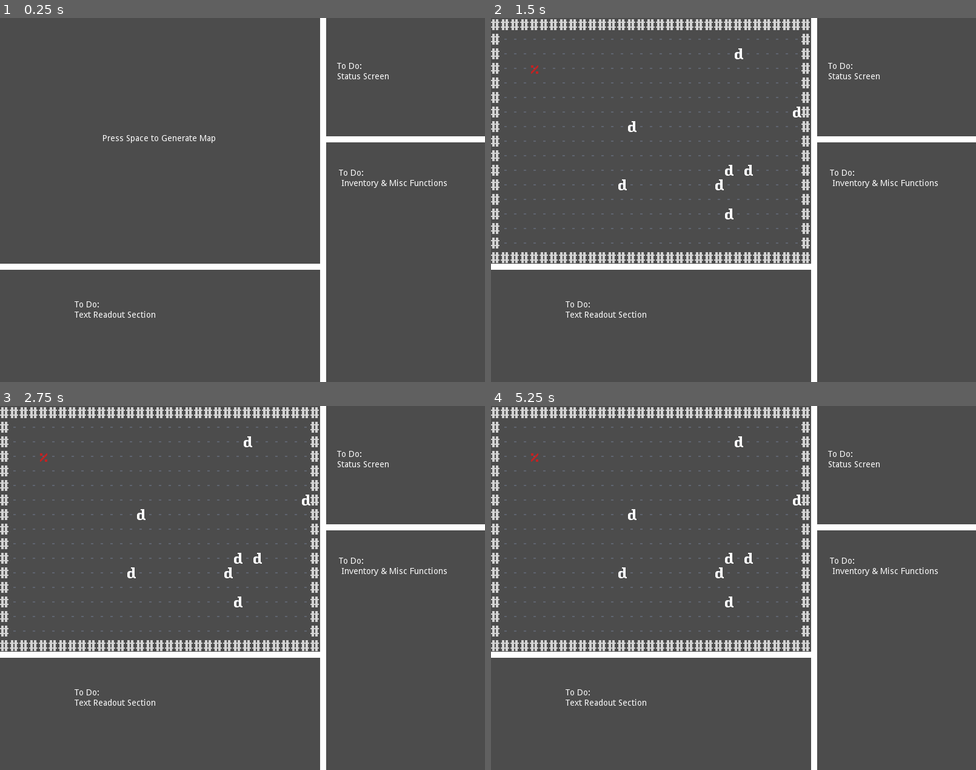
Above: before the commit, frames 1-4 (two rows, left to right).
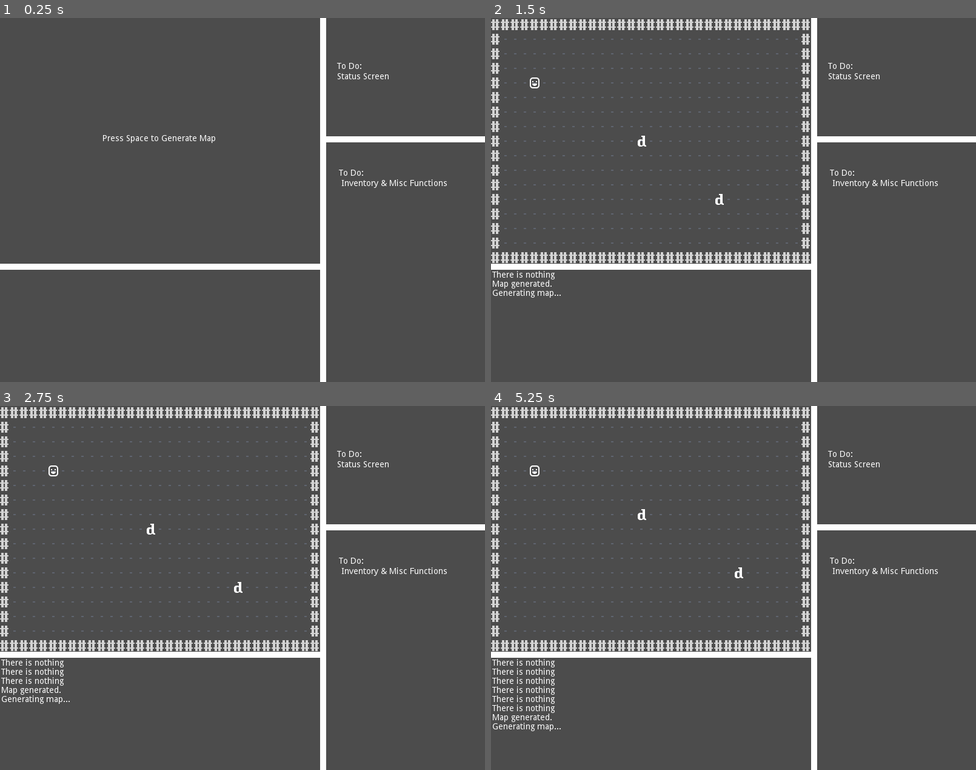
Above: after the commit, the same moments.

Repository: Zedalgo/GodotRogueSD
Game: Godot game, scene res://scene/main/MainScene.tscn
Same seed, same stepped clock (60 frames per second), same inputs: the game is played once before the commit and once after it.
Inputs (mouse positions are in pixels of both pictures, inside the frame that each line leads up to):
- Up to frame 1 (0.25 s): no input
- Up to frame 2 (1.5 s): tap Space (start_game) at 0.5, 0.8, 1.25, 1.35 s; move the mouse to (840, 181) at 0.52 s; press the mouse at (840, 181) at 0.53 s; hold Right (move_right) 0.53-1.28 s; move the mouse to (636, 218) at 1.27 s; release the mouse at (636, 218) at 1.28 s; hold Down (move_down) from 1.28 s (still down)
- Up to frame 3 (2.75 s): click (145, 606) at 1.55 s; tap Space (start_game) at 2, 2.3 s; move the mouse to (291, 507) at 2.02 s; release Down (move_down) at 2.03 s; press the mouse at (291, 507) at 2.03 s; hold Right (move_right) from 2.03 s (still down)
- Up to frame 4 (5.25 s): tap Space (start_game) at 2.75, 2.85, 3.5, 3.8, 4.25, 4.35 s; move the mouse to (709, 660) at 2.77 s; release Right (move_right) at 2.78 s; release the mouse at (709, 660) at 2.78 s; hold Up (move_up) 2.78-3.53 s; click (709, 660) at 3.05 s; move the mouse to (879, 642) at 3.52 s; press the mouse at (879, 642) at 3.53 s; hold Left (move_left) 3.53-5.03 s; tap ' (debug_key) at 4.15 s; move the mouse to (588, 533) at 4.27 s; release the mouse at (588, 533) at 4.28 s; click (588, 533) at 4.55 s; move the mouse to (757, 588) at 5.02 s; press the mouse at (757, 588) at 5.03 s; hold Down (move_down) from 5.03 s (still down)

The runs differ from the first frame. In frame 1, 0.2% of the frame differs, in the area x 15-32%, y 77-83%; in frame 2, 0.8%; in frame 3, 1.0%; in frame 4, 1.2%, in the area x 0-64%, y 8-90%.
Error before the commit: Invalid get index '8' (on base: 'Array'). (res://scene/main/MainScene.gd:153)

Commit message:
enemy movement, attacking implemented. Working on understanding a*. Text Readout Functioning

Diff:
--- a/project.godot
+++ b/project.godot
@@ -10,7 +10,6 @@
 
 _global_script_classes=[  ]
 _global_script_class_icons={
-
 }
 
 [application]
@@ -27,7 +26,7 @@
 
 start_game={
 "deadzone": 0.5,
-"events": [ Object(InputEventKey,"resource_local_to_scene":false,"resource_name":"","device":0,"alt":false,"shift":false,"control":false,"meta":false,"command":false,"pressed":false,"scancode":32,"unicode":0,"echo":false,"script":null)
+"events": [ Object(InputEventKey,"resource_local_to_scene":false,"resource_name":"","device":0,"alt":false,"shift":false,"control":false,"meta":false,"command":false,"pressed":false,"scancode":32,"physical_scancode":0,"unicode":0,"echo":false,"script":null)
  ]
 }
 select={
@@ -37,27 +36,27 @@
 }
 move_up={
 "deadzone": 0.5,
-"events": [ Object(InputEventKey,"resource_local_to_scene":false,"resource_name":"","device":0,"alt":false,"shift":false,"control":false,"meta":false,"command":false,"pressed":false,"scancode":16777232,"unicode":0,"echo":false,"script":null)
+"events": [ Object(InputEventKey,"resource_local_to_scene":false,"resource_name":"","device":0,"alt":false,"shift":false,"control":false,"meta":false,"command":false,"pressed":false,"scancode":16777232,"physical_scancode":0,"unicode":0,"echo":false,"script":null)
  ]
 }
 move_down={
 "deadzone": 0.5,
-"events": [ Object(InputEventKey,"resource_local_to_scene":false,"resource_name":"","device":0,"alt":false,"shift":false,"control":false,"meta":false,"command":false,"pressed":false,"scancode":16777234,"unicode":0,"echo":false,"script":null)
+"events": [ Object(InputEventKey,"resource_local_to_scene":false,"resource_name":"","device":0,"alt":false,"shift":false,"control":false,"meta":false,"command":false,"pressed":false,"scancode":16777234,"physical_scancode":0,"unicode":0,"echo":false,"script":null)
  ]
 }
 move_left={
 "deadzone": 0.5,
-"events": [ Object(InputEventKey,"resource_local_to_scene":false,"resource_name":"","device":0,"alt":false,"shift":false,"control":false,"meta":false,"command":false,"pressed":false,"scancode":16777231,"unicode":0,"echo":false,"script":null)
+"events": [ Object(InputEventKey,"resource_local_to_scene":false,"resource_name":"","device":0,"alt":false,"shift":false,"control":false,"meta":false,"command":false,"pressed":false,"scancode":16777231,"physical_scancode":0,"unicode":0,"echo":false,"script":null)
  ]
 }
 move_right={
 "deadzone": 0.5,
-"events": [ Object(InputEventKey,"resource_local_to_scene":false,"resource_name":"","device":0,"alt":false,"shift":false,"control":false,"meta":false,"command":false,"pressed":false,"scancode":16777233,"unicode":0,"echo":false,"script":null)
+"events": [ Object(InputEventKey,"resource_local_to_scene":false,"resource_name":"","device":0,"alt":false,"shift":false,"control":false,"meta":false,"command":false,"pressed":false,"scancode":16777233,"physical_scancode":0,"unicode":0,"echo":false,"script":null)
  ]
 }
 debug_key={
 "deadzone": 0.5,
-"events": [ Object(InputEventKey,"resource_local_to_scene":false,"resource_name":"","device":0,"alt":false,"shift":false,"control":false,"meta":false,"command":false,"pressed":false,"scancode":39,"unicode":0,"echo":false,"script":null)
+"events": [ Object(InputEventKey,"resource_local_to_scene":false,"resource_name":"","device":0,"alt":false,"shift":false,"control":false,"meta":false,"command":false,"pressed":false,"scancode":39,"physical_scancode":0,"unicode":0,"echo":false,"script":null)
  ]
 }
 
--- a/scene/main/MainScene.gd
+++ b/scene/main/MainScene.gd
@@ -7,6 +7,7 @@
 var _corpse_scene:PackedScene = preload("res://sprite/Corpse.tscn")
 
 var _new_GetCoord = preload("res://library/GetCoord.gd").new()
+var astar = AStar2D.new()
 
 var player:Sprite
 var wall:Sprite
@@ -22,6 +23,9 @@
 var tile_width:int = 16
 var tile_height:int = 24
 
+# I will eventually need to start defining enemy health, damage, etc independent of the sprite node
+# they utilize for visuals. Will likely need to learn how resource scripts work
+
 # Theoretically runs when the main scene happens for the first time
 func _ready():
 	randomize()
@@ -31,14 +35,14 @@
 	if Input.is_action_pressed("start_game") && map_generated == false:
 		$SpaceToGenMap.visible = false
 		map_generated = true
-		print("Generating map...")
+		$Text_Log.set_text("Generating map...")
 		generate_map()
-		print("Map generated.")
+		$Text_Log.set_text("Map generated.\n%s" % $Text_Log.get_text())
 	if map_generated == true && player_turn == true:
 		if Input.is_action_pressed("select"):
 			get_clicked_grid_tile()
 		if Input.is_action_pressed("debug_key"):
-			print(_new_GetCoord.vector_to_index(player.position.x, player.position.y))
+			print(astar.get_closest_point(player.position))
 		if Input.is_action_pressed("move_down"):
 			try_move(player, 0, 1)
 		if Input.is_action_pressed("move_up"):
@@ -49,11 +53,13 @@
 			try_move(player, -1, 0)
 
 		if player_turn == false:
+			create_corpses()
 			enemy_phase()
 
 
 # Currently generates a static map
 func generate_map():
+	var k:int = 0
 	for i in range(33):
 		map.append([])
 		for j in range(17):
@@ -70,18 +76,21 @@
 				_floor.position = location
 				get_parent().add_child(_floor)
 				map[i].append(_floor)
+				astar.add_point(k, Vector2(i * tile_width, j * tile_height))
+				k += 1
 
 	player = _player_scene.instance()
 	player.position = _new_GetCoord.index_to_vector(3, 3)
 	get_parent().add_child(player)
 	entities.append(player)
 
-	for _i in range(8):
+	for _i in range(2):
 		var dwarf = _dwarf_scene.instance()
 		dwarf.entity_name = "dwarf"
-		dwarf.position = _new_GetCoord.index_to_vector(round(rand_range(1, 32)), round(rand_range(1, 15)))
+		dwarf.position = _new_GetCoord.index_to_vector(round(rand_range(1, 31)), round(rand_range(1, 15)))
 		get_parent().add_child(dwarf)
 		entities.append(dwarf)
+
 
 # Identifies any entities in a grid index tile and prints them to the console
 # Creatures use .entity_name instead of .name because godot won't let two nodes share a .name
@@ -89,18 +98,41 @@
 	var click_loc = get_global_mouse_position()
 	var location:Vector2 = _new_GetCoord.vector_to_index(click_loc.x, click_loc.y)
 	location = _new_GetCoord.index_to_vector(location.x, location.y)
-	var entity:String = "nothing"
+	var grid_has:String = "There is"
+	var name_entity:String
+	var name_item:String
+	var entity_found:bool = false
+	var item_found:bool = false
 	for i in range(entities.size()):
 		if entities[i].position == location:
-			entity = "a %s " % entities[i].entity_name
-	print("There is ", entity)
+			name_entity = "a %s" % entities[i].entity_name
+			entity_found = true
+	for i in range(items.size()):
+		if items[i].position == location:
+			if item_found == false:
+				name_item = "a %s" % items[i].item_name
+				item_found = true
+			elif item_found == true:
+				name_item = "%s & a %s" % [name_item, items[i].item_name]
+	if entity_found == true:
+		grid_has = "%s %s" % [grid_has, name_entity]
+	if item_found == true:
+		if entity_found == true:
+			grid_has = "%s," % grid_has
+		grid_has = "%s %s" % [grid_has, name_item]
+	if item_found == false && entity_found == false:
+
+		grid_has = "%s nothing" % grid_has
+
+	$Text_Log.set_text("%s\n%s" % [grid_has, $Text_Log.get_text()])
+
 
 func try_move(entity, dx, dy):
 	var try_vec_x = entity.position.x + (dx * tile_width)
 	var try_vec_y = entity.position.y + (dy * tile_height)
 	var try_index:Vector2 = _new_GetCoord.vector_to_index(try_vec_x, try_vec_y)
 	if map[try_index.x][try_index.y].walkable == false:
-		print("That's a wall")
+		pass
 	else:
 		var entity_is_blocking:bool = false
 		var blocking_entity
@@ -110,8 +142,9 @@
 				blocking_entity = entities[i]
 
 		if  entity_is_blocking == true:
-			print("Something's in the way, and you strike it!")
-			attack(player, blocking_entity)
+			$Text_Log.set_text("Something's in the way, and you strike it!\n%s" % $Text_Log.get_text())
+			attack(entity, blocking_entity)
+			player_turn = false
 		else:
 			entity.position.x = try_vec_x
 			entity.position.y = try_vec_y
@@ -119,36 +152,41 @@
 
 		entity_is_blocking = false
 
+
 func attack(attacker, defender):
 	defender.health -= attacker.damage
 	# checks health and creates corpses for dead entities, will need to move to it's own function later
 	if defender.health <= 0:
-		var corpse = _corpse_scene.instance()
-		corpse.position = defender.position
-		corpse.entity_name = "%s corpse" % defender.entity_name
-		get_parent().add_child(corpse)
-		items.append(corpse)
-		# The godot node isn't removed by the next line, so I'll need to find a way to do something about that later
-		defender.visible = false
-		for i in range(entities.size()):
-			if entities[i].position == defender.position:
-				entities.remove(i)
-				break
+		defender.alive = false
+		defender.walkable = true
+
 
 func enemy_phase():
 	var direction:int
 	for i in range(1, entities.size()):
-		print(entities.size())
-		direction = round(rand_range(4,5))
-		if direction == 0:
-			try_move(entities[i], 0, -1)
-		if direction == 1:
-			try_move(entities[i], 0, 1)
-		if direction == 2:
-			try_move(entities[i], -1, 0)
-		if direction == 3:
-			try_move(entities[i], 1, 0)
-		if direction > 3:
-			pass
-		attack(entities[i], player)
+		direction = round(rand_range(0,5))
+		if entities[i].alive == true:
+			if direction == 0:
+				try_move(entities[i], 0, -1)
+			if direction == 1:
+				try_move(entities[i], 0, 1)
+			if direction == 2:
+				try_move(entities[i], -1, 0)
+			if direction == 3:
+				try_move(entities[i], 1, 0)
+			if direction > 3:
+				pass
+	create_corpses()
 	player_turn = true
+
+
+func create_corpses():
+	var corpse = _corpse_scene.instance()
+	for i in range(entities.size()-1, -1, -1):
+		if entities[i].alive == false:
+			corpse.item_name = "%s corpse" % entities[i].entity_name
+			corpse.position = entities[i].position
+			get_parent().add_child(corpse)
+			items.append(corpse)
+			get_parent().remove_child(entities[i])
+			entities.remove(i)
--- a/scene/main/MainScene.tscn
+++ b/scene/main/MainScene.tscn
@@ -1,6 +1,10 @@
-[gd_scene load_steps=2 format=2]
+[gd_scene load_steps=4 format=2]
 
 [ext_resource path="res://scene/main/MainScene.gd" type="Script" id=1]
+[ext_resource path="res://resource/FiraCode-Regular.ttf" type="DynamicFontData" id=2]
+
+[sub_resource type="DynamicFont" id=1]
+font_data = ExtResource( 2 )
 
 [node name="MainScene" type="Node2D"]
 script = ExtResource( 1 )
@@ -37,17 +41,6 @@
 "_edit_use_anchors_": false
 }
 
-[node name="text readout todo" type="Label" parent="."]
-margin_left = 123.0
-margin_top = 466.0
-margin_right = 310.0
-margin_bottom = 480.0
-text = "To Do:
-Text Readout Section"
-__meta__ = {
-"_edit_use_anchors_": false
-}
-
 [node name="Line2D" type="Line2D" parent="."]
 points = PoolVector2Array( 533, 410, 0, 410 )
 default_color = Color( 1, 1, 1, 1 )
@@ -59,3 +52,13 @@
 [node name="Line2D3" type="Line2D" parent="."]
 points = PoolVector2Array( 533, 200, 800, 200 )
 default_color = Color( 1, 1, 1, 1 )
+
+[node name="Text_Log" type="RichTextLabel" parent="."]
+margin_left = 2.0
+margin_top = 417.0
+margin_right = 526.0
+margin_bottom = 598.0
+custom_fonts/mono_font = SubResource( 1 )
+__meta__ = {
+"_edit_use_anchors_": false
+}
--- a/scene/main/Notes about using godot functions.gd
+++ b/scene/main/Notes about using godot functions.gd
@@ -2,3 +2,6 @@
 
 # Color function is the format Color(#, #, #) where each value is a float from 0 to 1
 # Use with .modulate to change sprite color
+
+# __Iterating an array backwards__
+# for i in range(array.size() - 1, -1, -1):
--- a/sprite/Corpse.gd
+++ b/sprite/Corpse.gd
@@ -1,4 +1,4 @@
 extends Sprite
 
-export var entity_name:String
+export var item_name:String
 export var walkable:bool = true
--- a/sprite/Dwarf.gd
+++ b/sprite/Dwarf.gd
@@ -1,5 +1,6 @@
 extends Sprite
 
+var alive = true
 export var damage:int = 3
 export var entity_name:String = "Dwarf"
 export var health:int = 10
--- a/sprite/Floor.gd
+++ b/sprite/Floor.gd
@@ -1,3 +1,4 @@
 extends Sprite
 
 export var walkable:bool = true
+var terrain_name:String = "floor"
--- a/sprite/Player.gd
+++ b/sprite/Player.gd
@@ -5,4 +5,5 @@
 
 export var entity_name:String = "Player"
 
+var alive = true
 var walkable = false
--- a/sprite/Wall.gd
+++ b/sprite/Wall.gd
@@ -1,3 +1,4 @@
 extends Sprite
 
 export var walkable:bool = false
+var terrain_name:String = "wall"
Binary file added: resource/FiraCode-Regular.ttf
Binary file removed: resource/icon.png
Not shown, removed: resource/icon.png.import
